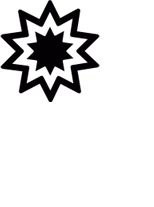
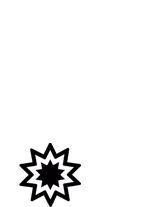
The second 154 x 207 image is a revision of the first. Changes to its layers:
hid "Layer 0 copy 2" over [0, 0, 100, 102]
showed "Layer 2" over [19, 143, 81, 207]
